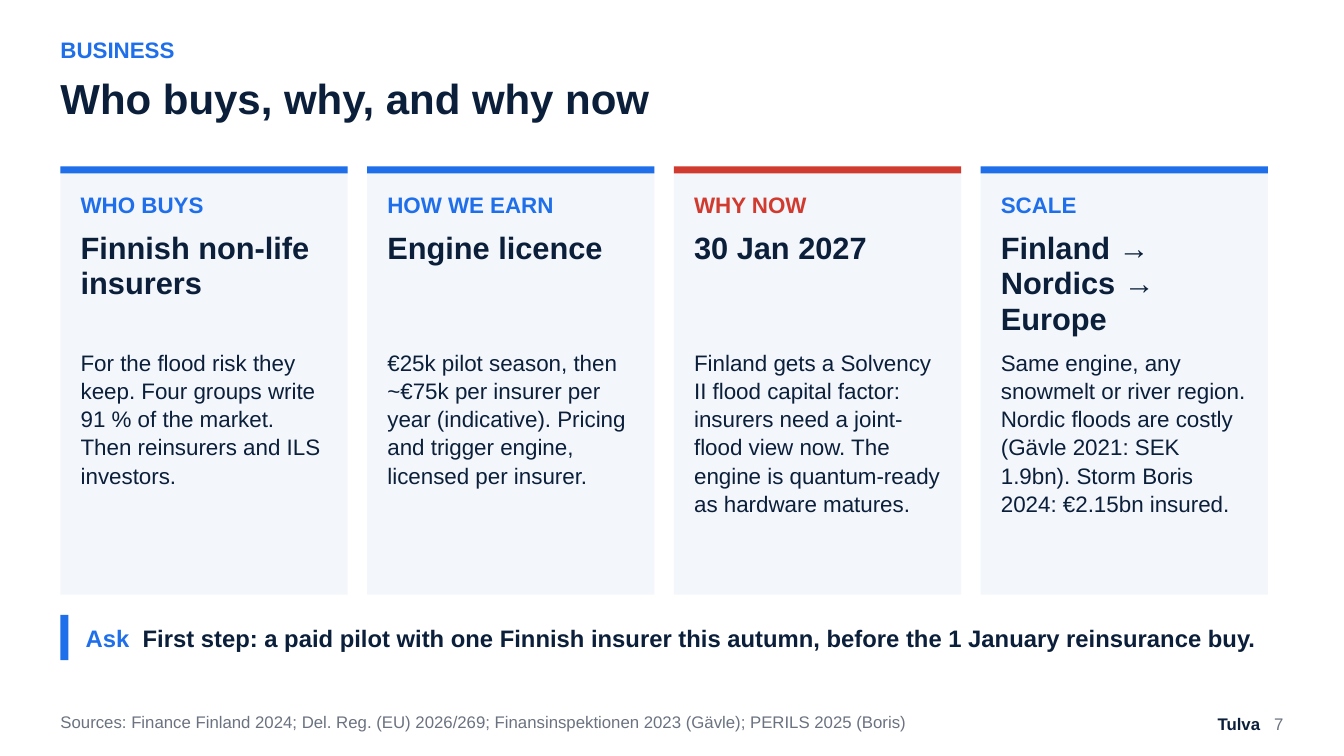
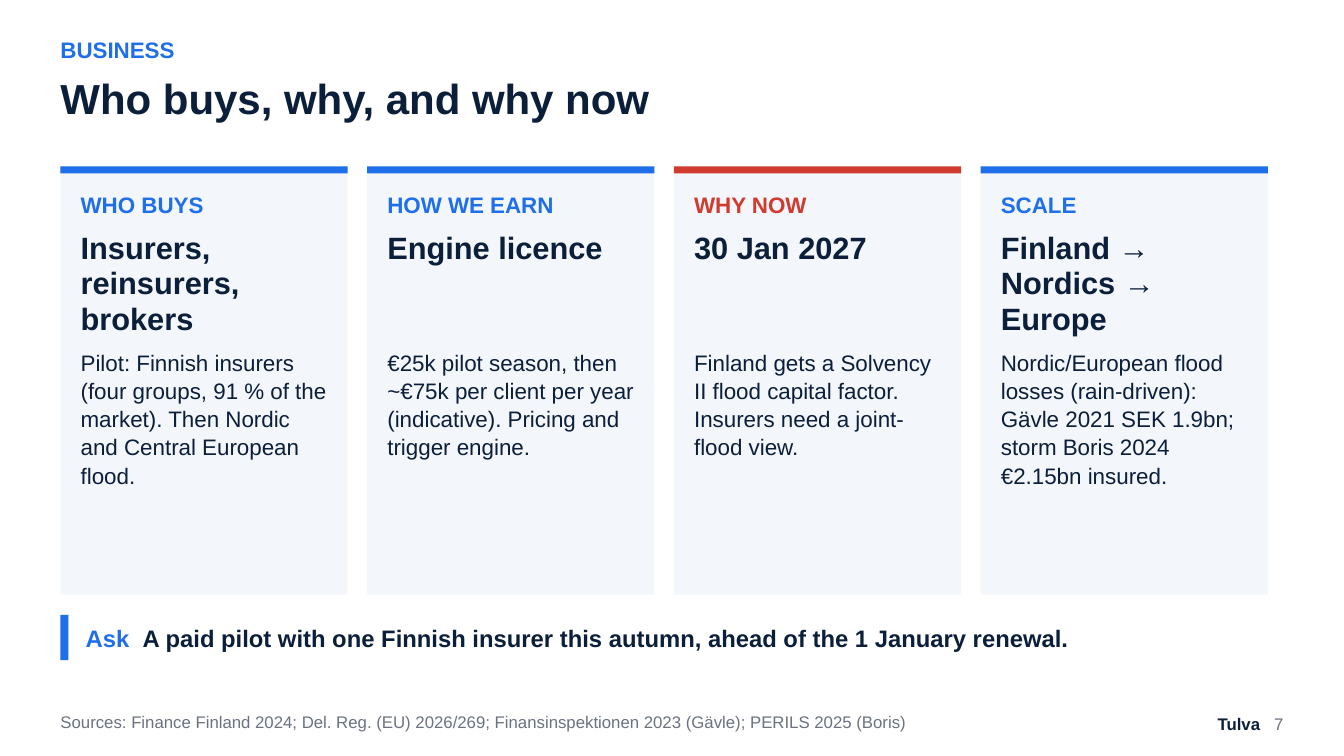
Before and after one commit to Zawaer/tulva, a slide deck: slide 7 of deck/Tulva_QxF2026.pptx. Drawn at 1344x756 pixels with LibreOffice and Linux fonts; fonts in the diff are those of the drawing. Boxes give left, top, right and bottom in pixels: in the first picture for what was removed or moved away, otherwise in the second. Text is boxed around its words. In the diff, an @@ line names an element or a change of style, - is before the commit and + after.

```diff
--- a/deck/Tulva_QxF2026.pptx
+++ b/deck/Tulva_QxF2026.pptx
@@ text at (x1=81, y1=237, x2=240, y2=331): text changed @@
-Finnish non-life insurers
+Insurers, reinsurers, brokers
@@ text at (x1=81, y1=354, x2=326, y2=485): text changed @@
-For the flood risk they keep. Four groups write 91 % of the market. Then reinsurers and ILS investors.
+Pilot: Finnish insurers (four groups, 91 % of the market). Then Nordic and Central European flood.
@@ text at (x1=387, y1=354, x2=633, y2=460): text changed @@
-€25k pilot season, then ~€75k per insurer per year (indicative). Pricing and trigger engine, licensed per insurer.
+€25k pilot season, then ~€75k per client per year (indicative). Pricing and trigger engine.
@@ text at (x1=694, y1=354, x2=932, y2=456): text changed @@
-Finland gets a Solvency II flood capital factor: insurers need a joint-flood view now. The engine is quantum-ready as hardware matures.
+Finland gets a Solvency II flood capital factor. Insurers need a joint-flood view.
@@ text at (x1=1001, y1=354, x2=1234, y2=485): text changed @@
-Same engine, any snowmelt or river region. Nordic floods are costly (Gävle 2021: SEK 1.9bn). Storm Boris 2024: €2.15bn insured.
+Nordic/European flood losses (rain-driven): Gävle 2021 SEK 1.9bn; storm Boris 2024 €2.15bn insured.
@@ text at (x1=86, y1=629, x2=1068, y2=652): text changed @@
-Ask First step: a paid pilot with one Finnish insurer this autumn, before the 1 January reinsurance buy.
+Ask A paid pilot with one Finnish insurer this autumn, ahead of the 1 January renewal.
```
Also in this commit, not shown: 5 other slides changed, 17 other files.
